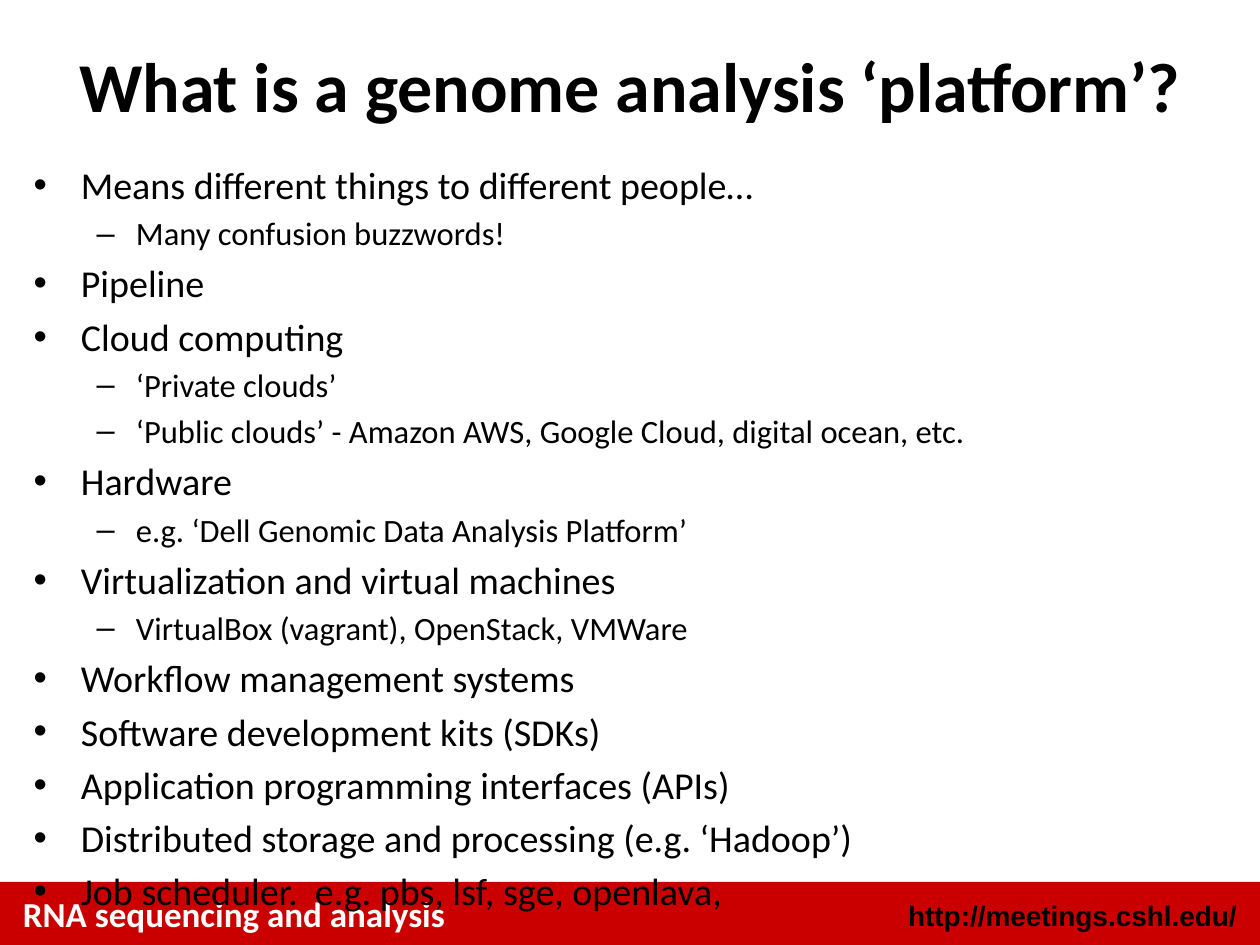
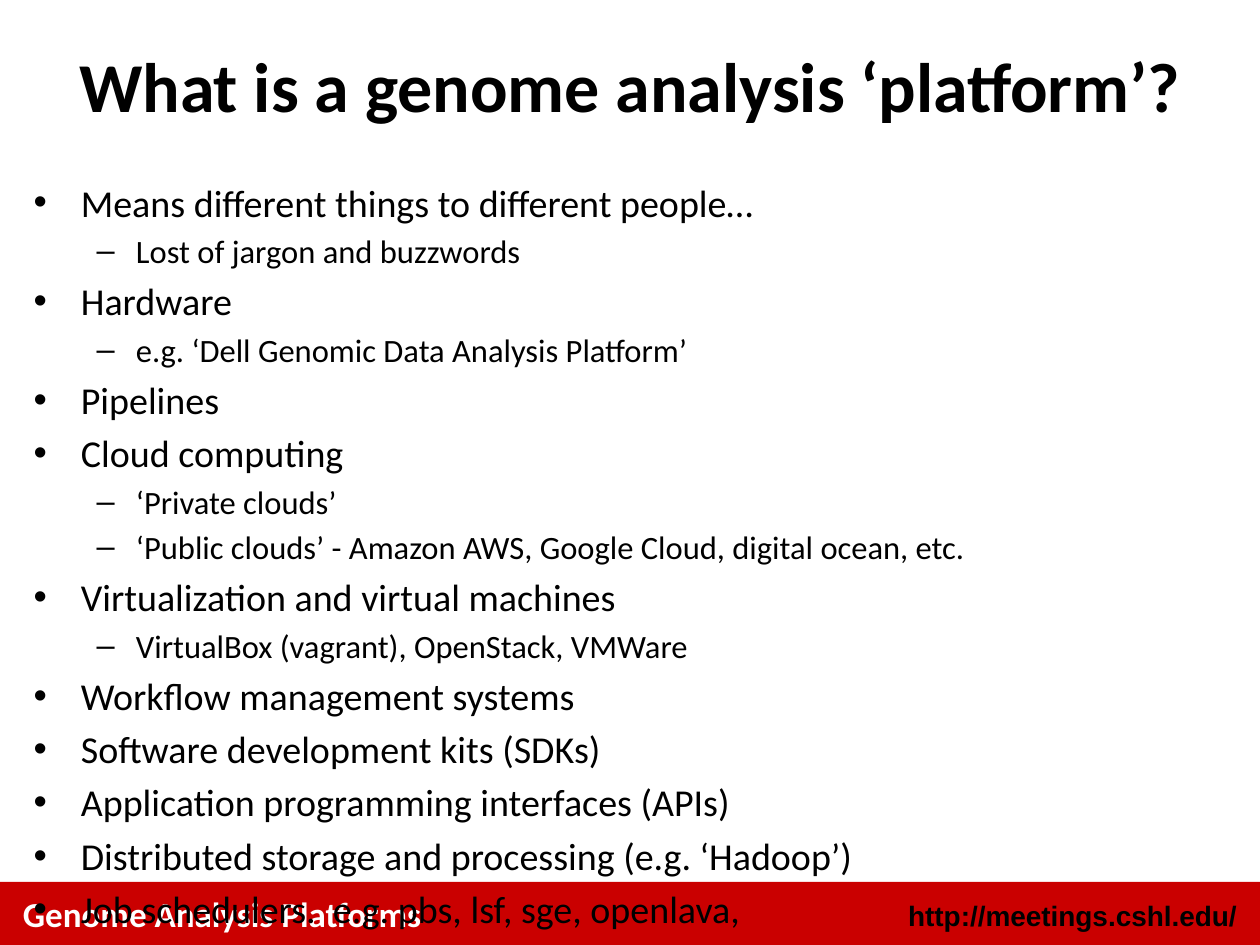
Before and after one commit to griffithlab/rnaseq_tutorial_wiki, a slide deck: slide 3 of LectureFiles/cshl/2014/GenomeAnalysisPlatforms.pptx. Drawn at 1260x945 pixels with LibreOffice and Linux fonts; fonts in the diff are those of the drawing. Boxes give left, top, right and bottom in pixels: in the first picture for what was removed or moved away, otherwise in the second. Text is boxed around its words. In the diff, an @@ line names an element or a change of style, - is before the commit and + after.

```diff
--- a/LectureFiles/cshl/2014/GenomeAnalysisPlatforms.pptx
+++ b/LectureFiles/cshl/2014/GenomeAnalysisPlatforms.pptx
@@ text "Means different things to different ...": place and size @@
-text "Means different things to different ..." at box(81, 172, 964, 914)
+text "Means different things to different ..." at box(81, 190, 964, 932)
@@ text at box(81, 240, 687, 420): text changed @@
-  – Many confusion buzzwords!
-• Pipeline
+  – Lost of jargon and buzzwords
+• Hardware
+  – e.g. ‘Dell Genomic Data Analysis Platform’
+• Pipelines
@@ text at box(81, 468, 687, 548): paragraphs removed @@
-• Hardware
-  – e.g. ‘Dell Genomic Data Analysis Platform’
@@ text at box(23, 898, 421, 933): text changed @@
-RNA sequencing and analysis
+Genome Analysis Platforms
@@ text at box(81, 896, 739, 932): text changed @@
-• Job scheduler. e.g. pbs, lsf, sge, openlava,
+• Job schedulers. e.g. pbs, lsf, sge, openlava,
```
Also in this commit, not shown: 14 other slides changed, 1 slide added, 2 slides removed.
